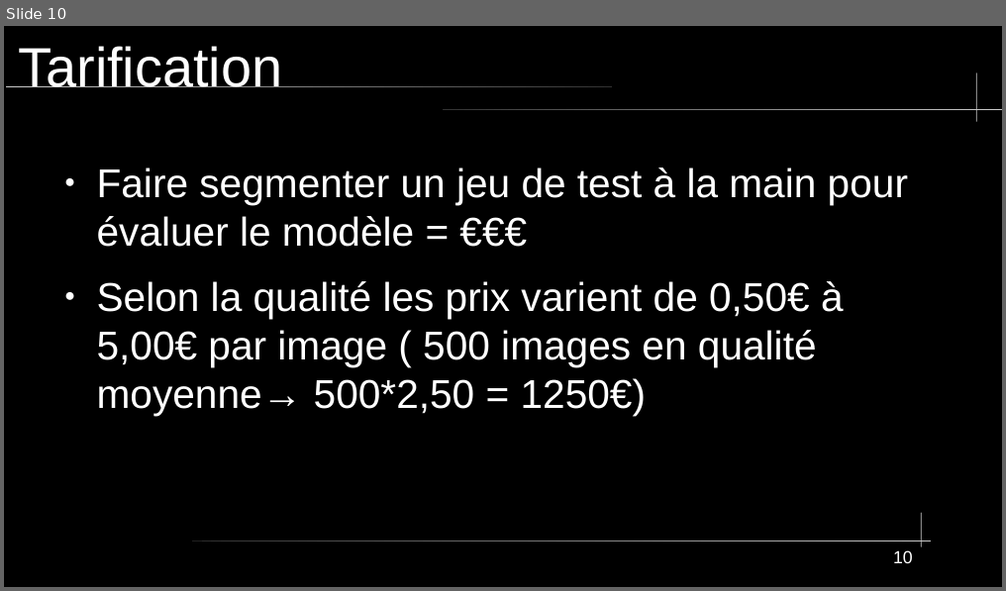
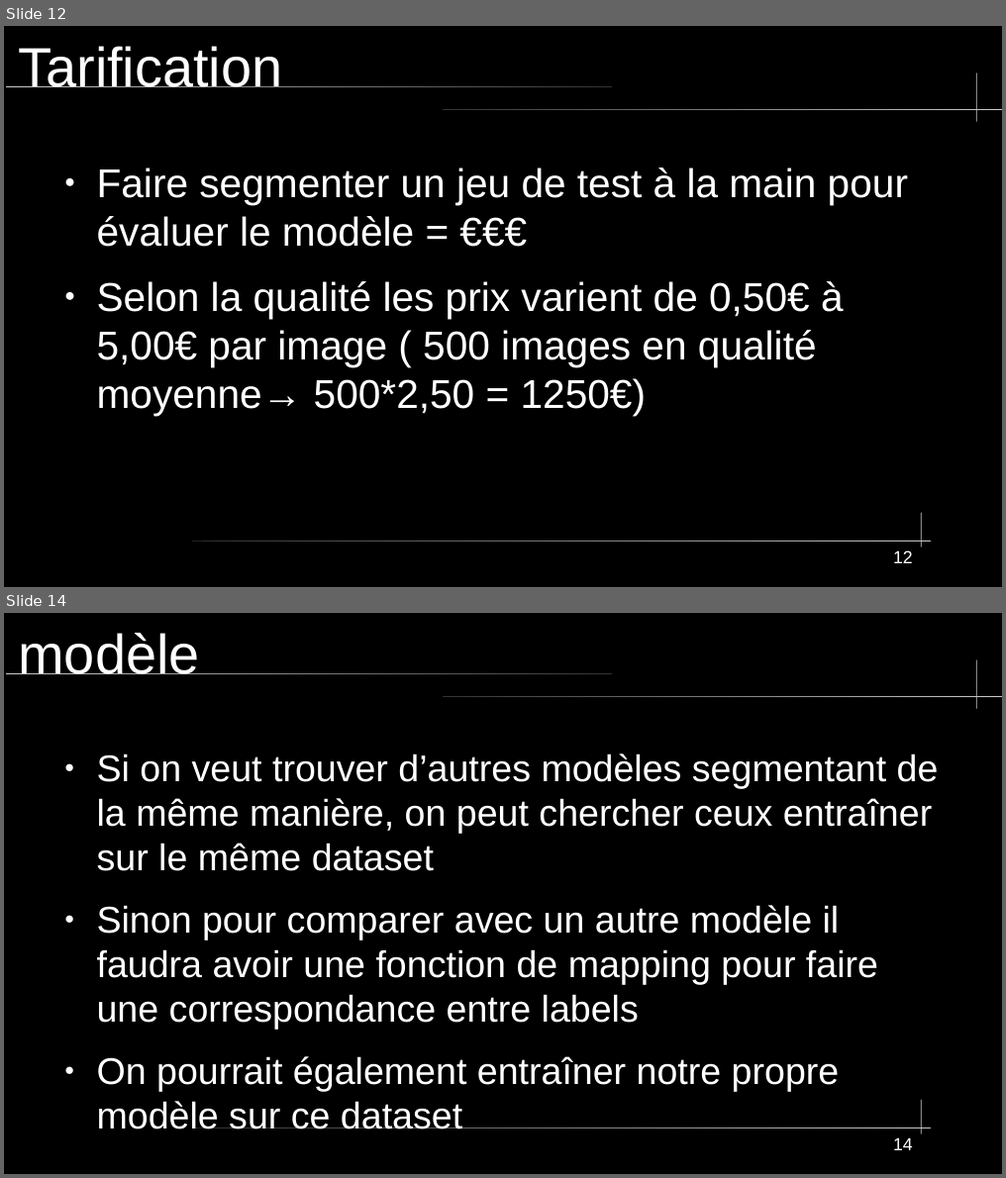
Before and after one commit to Apinsun/Projet2, a slide deck: Sans nom 1presentation.odp. Shown one above the other, each under a label of ours: slide 10 before the commit, slides 12 and 14 after it; the slides between them are not shown. The pictures are 1006x591 and 1006x1178 pixels, drawn with LibreOffice and Linux fonts; fonts in the diff are those of the drawing. Boxes give left, top, right and bottom in pixels: in the first picture for what was removed or moved away, otherwise in the second. Text is boxed around its words. In the diff, an @@ line names an element or a change of style, - is before the commit and + after.

Commit message:
ajout des classes manquantes de notre prédiction dans la légende + on continue la présentation

```diff
--- a/Sans nom 1presentation.odp
+++ b/Sans nom 1presentation.odp
@@ slide 14 added at <box>4,613,1002,1174</box>, background #000000; not listed: 5 template elements that a slide beside it also shows @@
@@ title added at <box>18,633,199,674</box>, 44 pt, text #FFFFFF @@
+modèle
@@ text added at <box>97,754,939,1092</box>, 29.6 pt, text #FFFFFF @@
+● Si on veut trouver d’autres modèles segmentant de la même manière, on peut chercher ceux entraîner sur le même dataset
+● Sinon pour comparer avec un autre modèle il faudra avoir une fonction de mapping pour faire une correspondance entre labels
+● On pourrait également entraîner notre propre modèle sur ce dataset
@@ page number added at <box>893,1138,913,1151</box>, 14 pt, text #FFFFFF @@
+14
@@ what was slide 10 is now slide 12 @@
@@ page number at <box>893,551,913,564</box>: text changed @@
-10
+12
```
Also in this commit, not shown: 6 slides changed, 3 other slides added, 3 other files.
